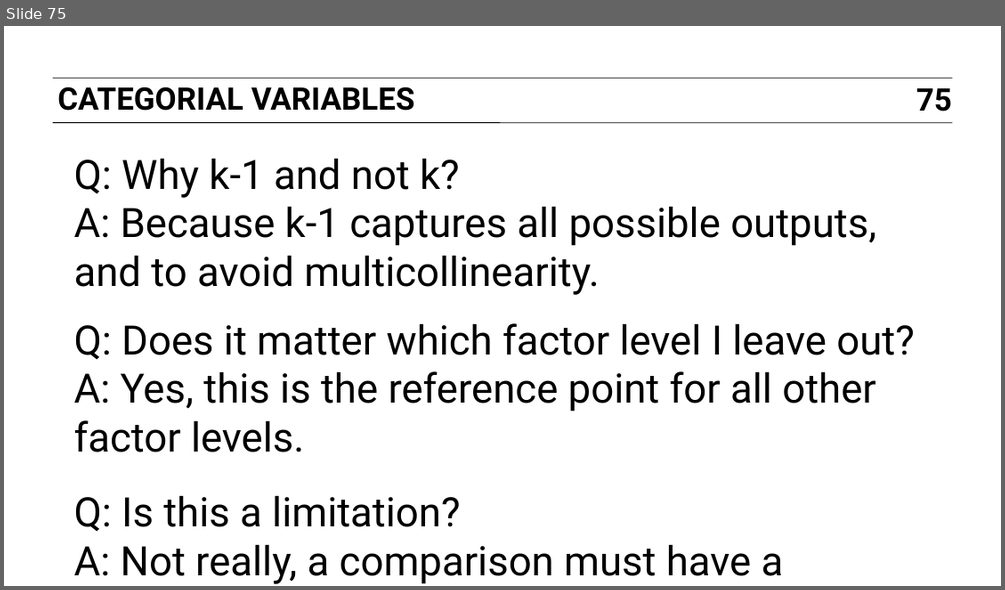
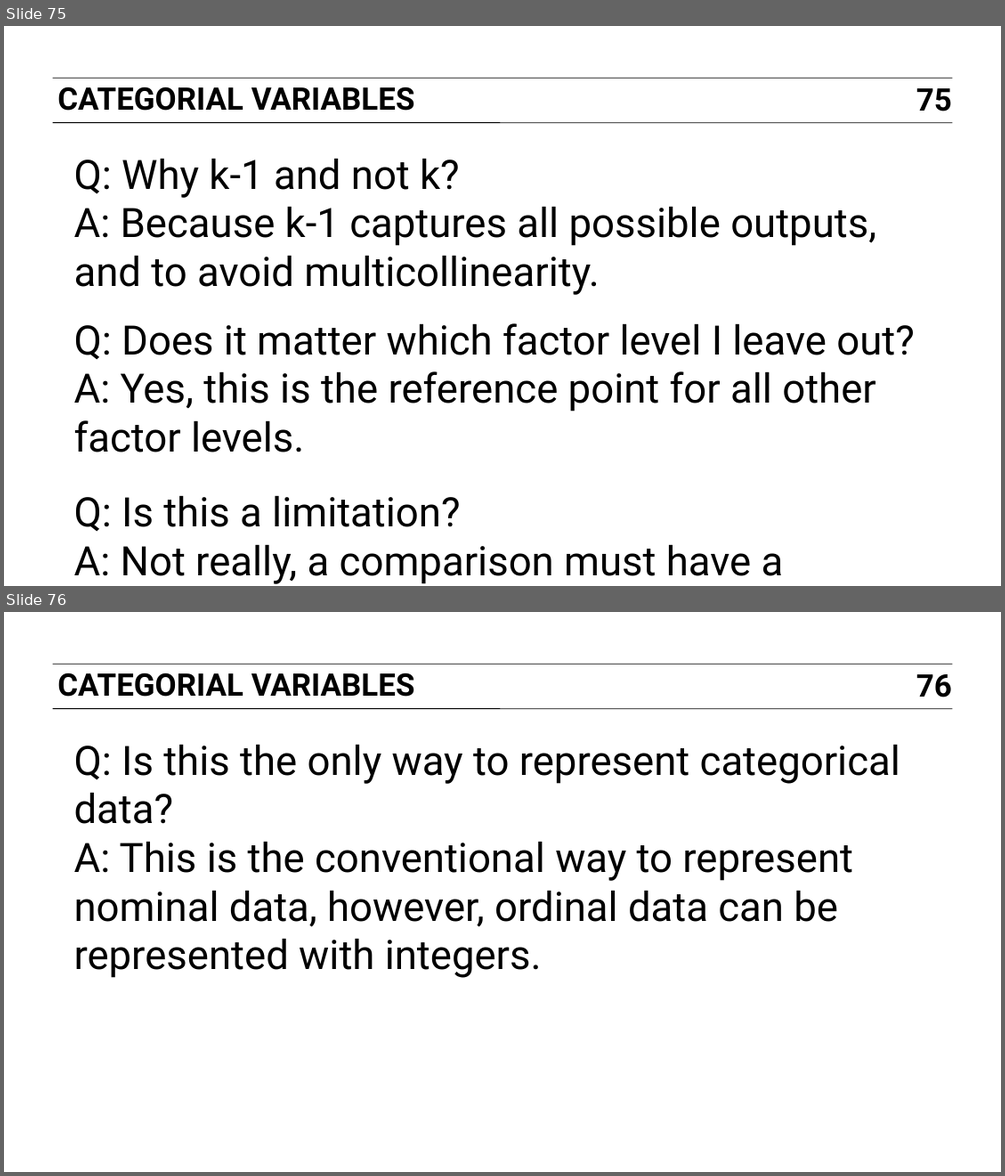
Before and after one commit to justmarkham/DAT3, a slide deck: slides/06_linear_regression.pptx. Shown one above the other, each under a label of ours: slide 75 before the commit, slides 75 and 76 after it. The pictures are 1005x590 and 1005x1176 pixels, drawn with LibreOffice and Linux fonts; fonts in the diff are those of the drawing. Boxes give left, top, right and bottom in pixels: in the first picture for what was removed or moved away, otherwise in the second. Text is boxed around its words. In the diff, an @@ line names an element or a change of style, - is before the commit and + after.

```diff
--- a/slides/06_linear_regression.pptx
+++ b/slides/06_linear_regression.pptx
@@ slide 76 added at [4, 612, 1001, 1172], background #FFFFFF; not listed: 2 template elements that a slide beside it also shows @@
@@ text added at [57, 673, 415, 697], 23 pt, text #000000, bold @@
+CATEGORIAL VARIABLES
@@ page number added at [916, 674, 952, 697], 23 pt, text #000000, bold @@
+76
@@ text added at [74, 744, 900, 978], 30 pt, text #000000 @@
+Q: Is this the only way to represent categorical data?
+A: This is the conventional way to represent nominal data, however, ordinal data can be represented with integers.
```
Also in this commit, not shown: 4 slides changed, 3 slides removed.
